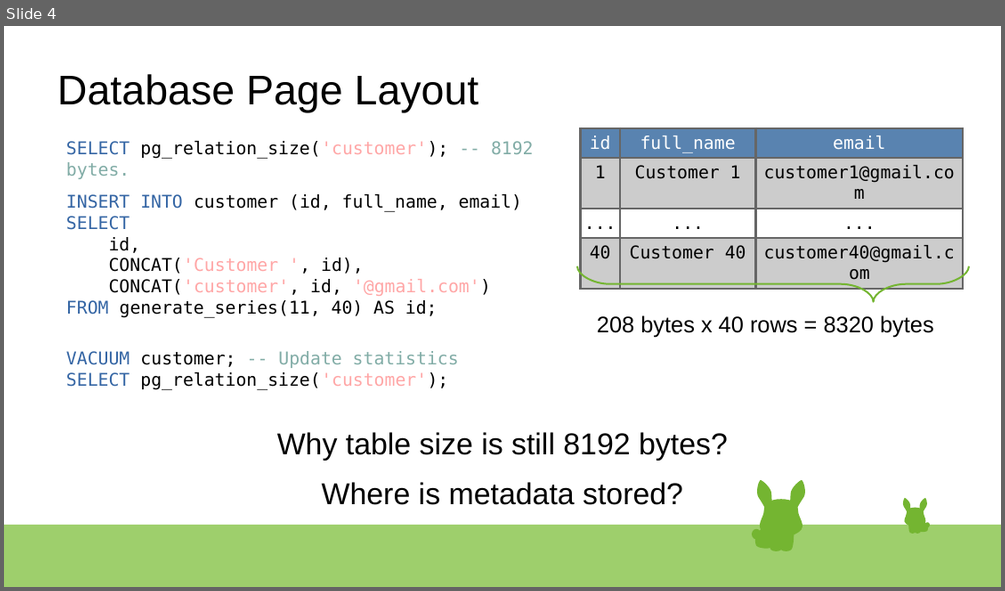
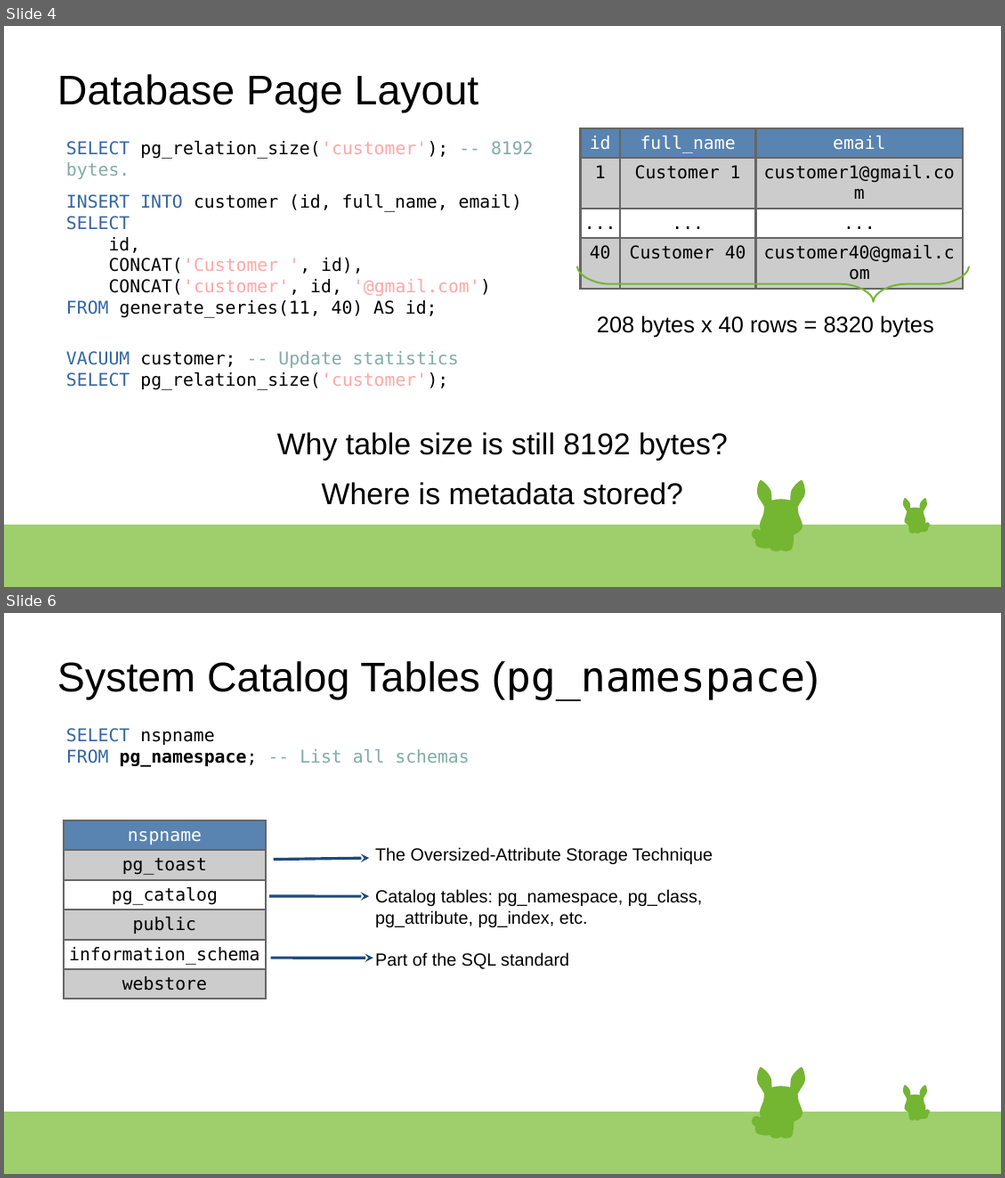
Before and after one commit to rsibanez89/postgres-indexing, a slide deck: Presentation.odp. Shown one above the other, each under a label of ours: slide 4 before the commit, slides 4 and 6 after it; the slides between them are not shown. The pictures are 1005x591 and 1005x1178 pixels, drawn with LibreOffice and Linux fonts; fonts in the diff are those of the drawing. Boxes give left, top, right and bottom in pixels: in the first picture for what was removed or moved away, otherwise in the second. Text is boxed around its words. In the diff, an @@ line names an element or a change of style, - is before the commit and + after.

```diff
--- a/Presentation.odp
+++ b/Presentation.odp
@@ slide 6 added at bbox=[4, 613, 1001, 1174], background #FFFFFF; not listed: 47 template elements that a slide beside it also shows @@
@@ text added at bbox=[57, 661, 819, 699], 33 pt, text #000000 @@
+System Catalog Tables (pg_namespace)
@@ text added at bbox=[66, 728, 469, 767], 14 pt, text #000000 @@
+SELECT nspname
+FROM pg_namespace; -- List all schemas
@@ table added at bbox=[64, 820, 267, 996], 6 rows, 1 columns @@
+nspname
+pg_toast
+pg_catalog
+public
+information_schema
+webstore
@@ text added at bbox=[375, 847, 712, 969], 14 pt, text #000000 @@
+The Oversized-Attribute Storage Technique
+Catalog tables: pg_namespace, pg_class, pg_attribute, pg_index, etc.
+Part of the SQL standard
@@ arrow added from (274, 859) to (370, 858), #1F497D 2.24 pt @@
@@ arrow added from (269, 896) to (370, 896), #1F497D 2.24 pt @@
@@ arrow added from (271, 957) to (373, 957), #1F497D 2.24 pt @@
```
Also in this commit, not shown: 13 slides changed, 4 other slides added.
